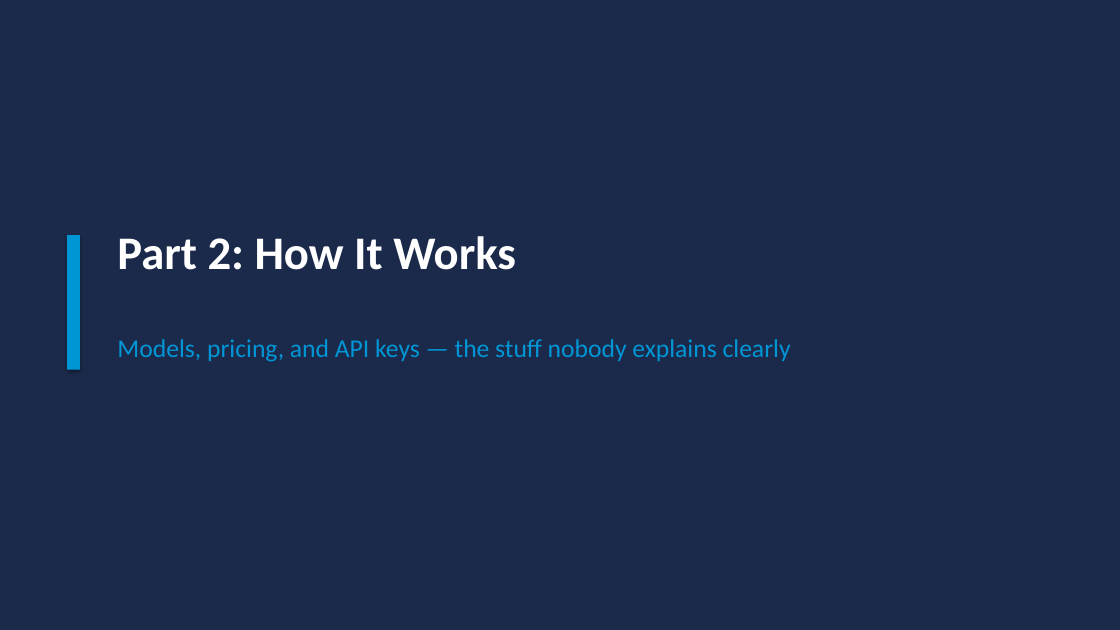
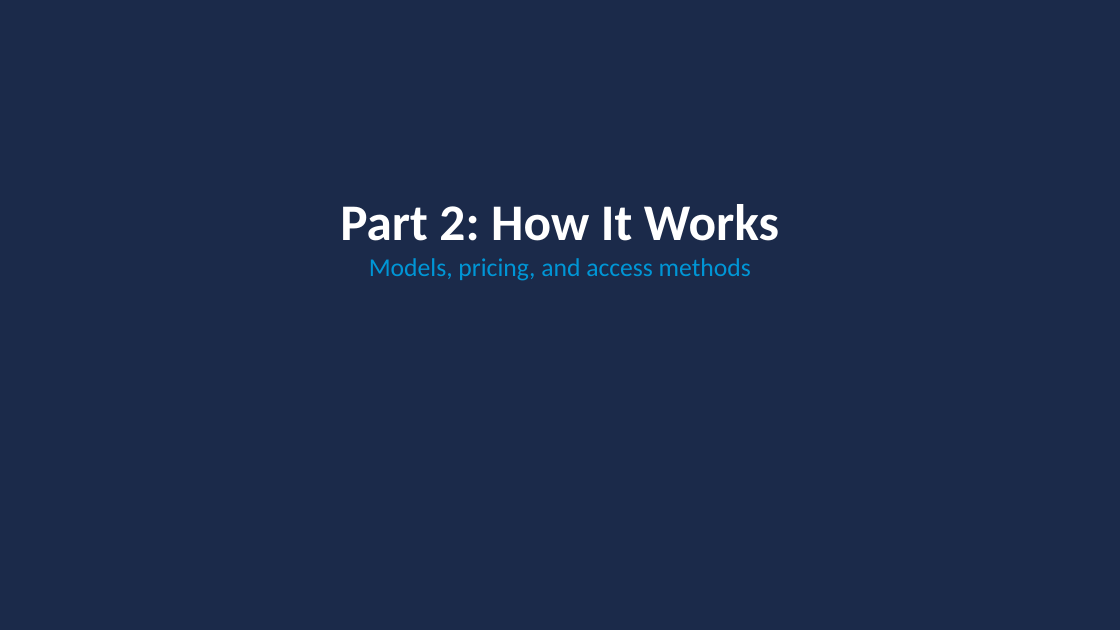
Before and after one commit to toroleapinc/cut-the-crap, a slide deck: slide 6 of general/cut-the-crap-general.pptx (slide 8 before the commit). Drawn at 1120x630 pixels with LibreOffice and Linux fonts; fonts in the diff are those of the drawing. Boxes give left, top, right and bottom in pixels: in the first picture for what was removed or moved away, otherwise in the second. Text is boxed around its words. In the diff, an @@ line names an element or a change of style, - is before the commit and + after.

Commit message:
Regenerate all PPTX decks: corrected OAuth flow, consistent model names, accurate pricing

```diff
--- a/general/cut-the-crap-general.pptx
+++ b/general/cut-the-crap-general.pptx
@@ text "Part 2: How It Works": place and size @@
-text "Part 2: How It Works" at [117,236,516,270]
+text "Part 2: How It Works" at [340,204,779,281]
@@ text at [340,204,779,241]: size 40 to 44 pt in "Part 2: How It Works"; alignment left to centre @@
@@ rectangle removed at [67,235,80,370] @@
@@ text at [369,258,751,281]: paragraph added @@
+Models, pricing, and access methods
@@ text removed at [117,339,791,362] @@
-Models, pricing, and API keys — the stuff nobody explains clearly
```
Also in this commit, not shown: 9 other slides changed, 18 slides added, 31 slides removed, 9 other files.
